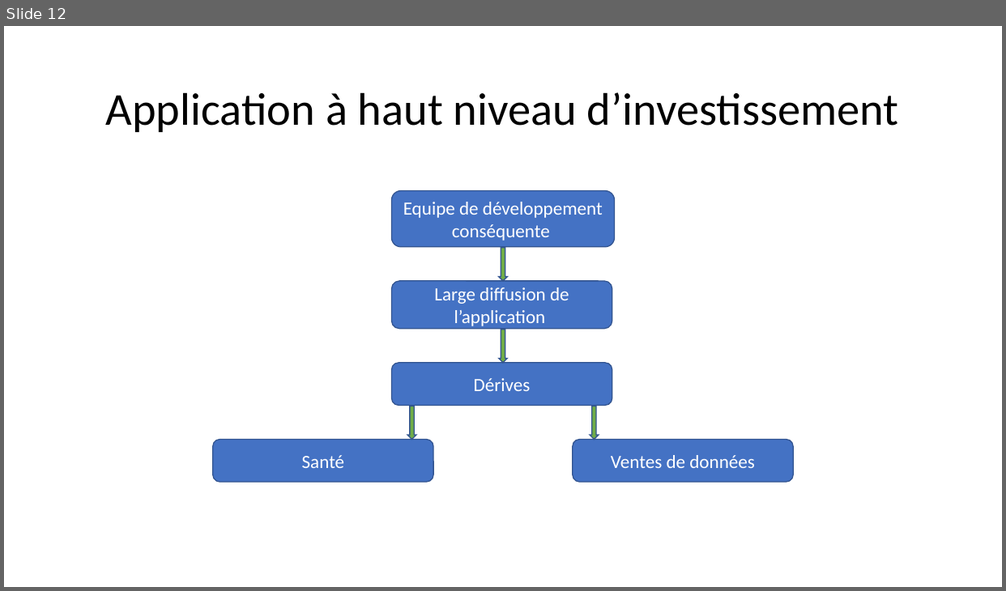
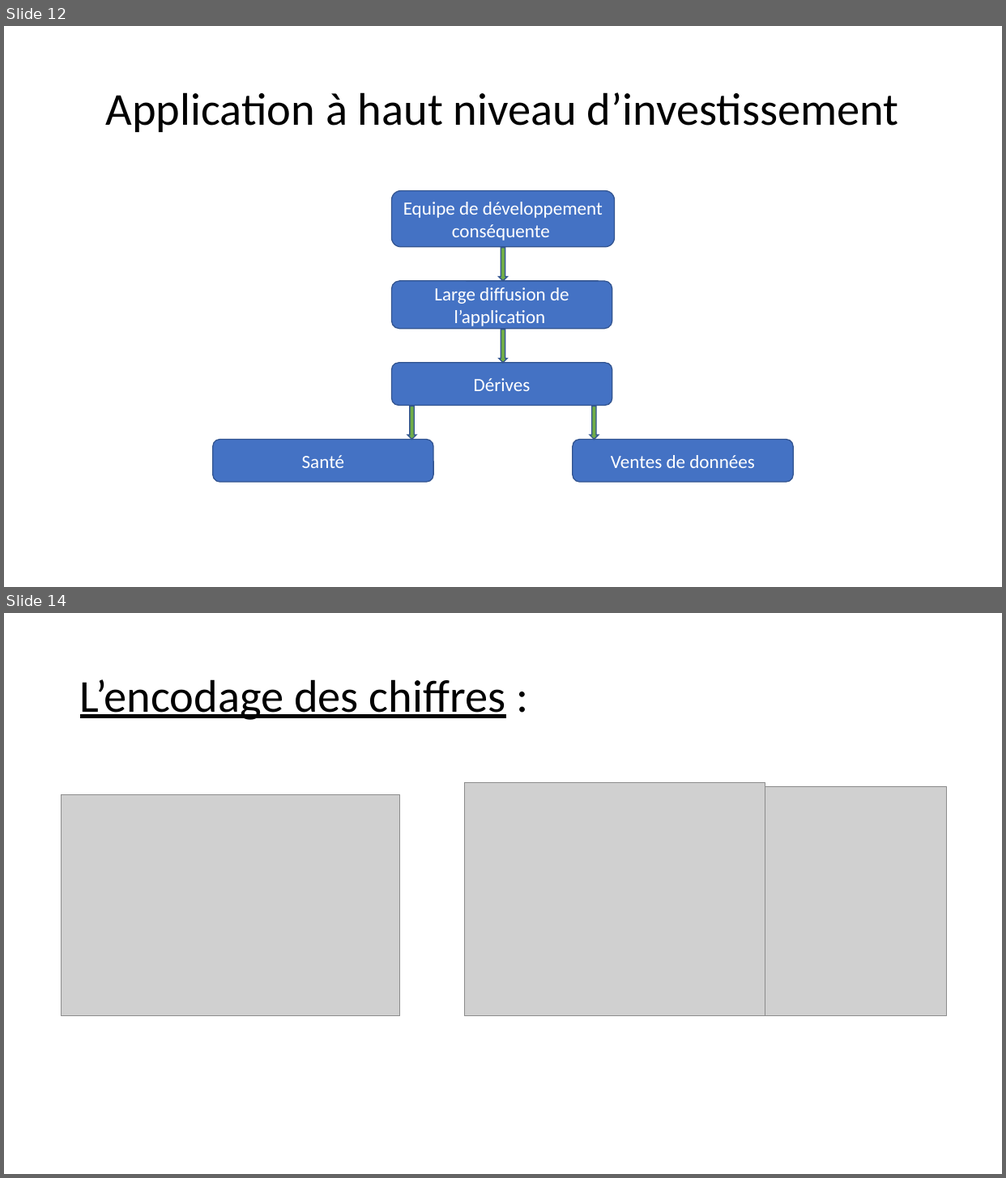
Before and after one commit to gmetras2001/EAN13-Barcode-Reader, a slide deck: Notre rapport/diapo code-barres.pptx. Shown one above the other, each under a label of ours: slide 12 before the commit, slides 12 and 14 after it; the slides between them are not shown. The pictures are 1006x591 and 1006x1178 pixels, drawn with LibreOffice and Linux fonts; fonts in the diff are those of the drawing; grey boxes stand for pictures. Boxes give left, top, right and bottom in pixels: in the first picture for what was removed or moved away, otherwise in the second. Text is boxed around its words. In the diff, an @@ line names an element or a change of style, - is before the commit and + after.

```diff
--- a/Notre rapport/diapo code-barres.pptx
+++ b/Notre rapport/diapo code-barres.pptx
@@ slide 14 added at (4,613,1002,1174), background #FFFFFF @@
@@ title added at (80,679,505,720), 44 pt, text #000000, underline @@
+L’encodage des chiffres :
@@ picture added at (61,794,400,1016) @@
@@ picture added at (464,783,765,1016) @@
@@ picture added at (765,786,947,1016) @@
```
Also in this commit, not shown: 1 slide changed, 1 other slide added, 1 other file.
